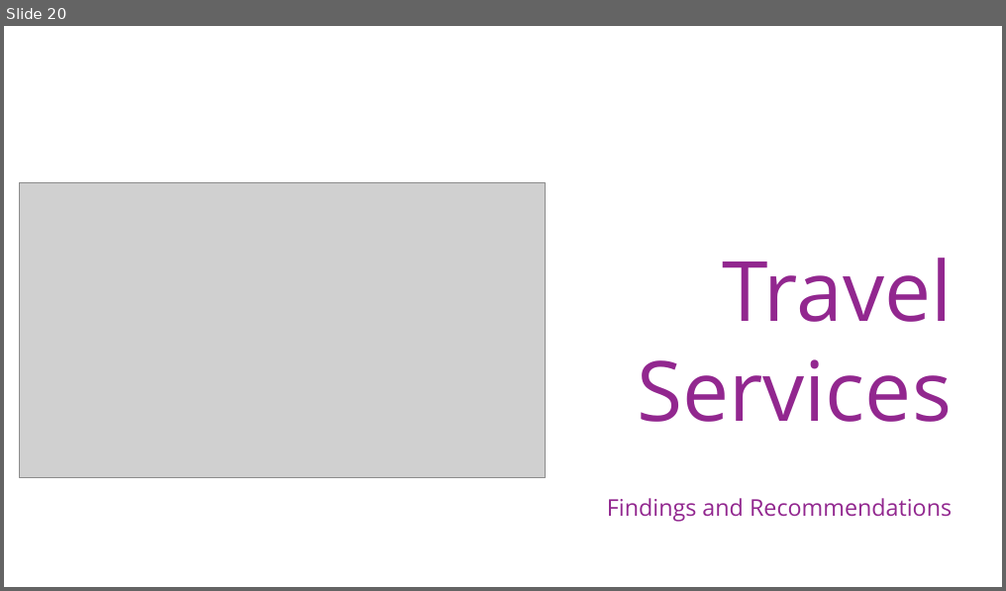
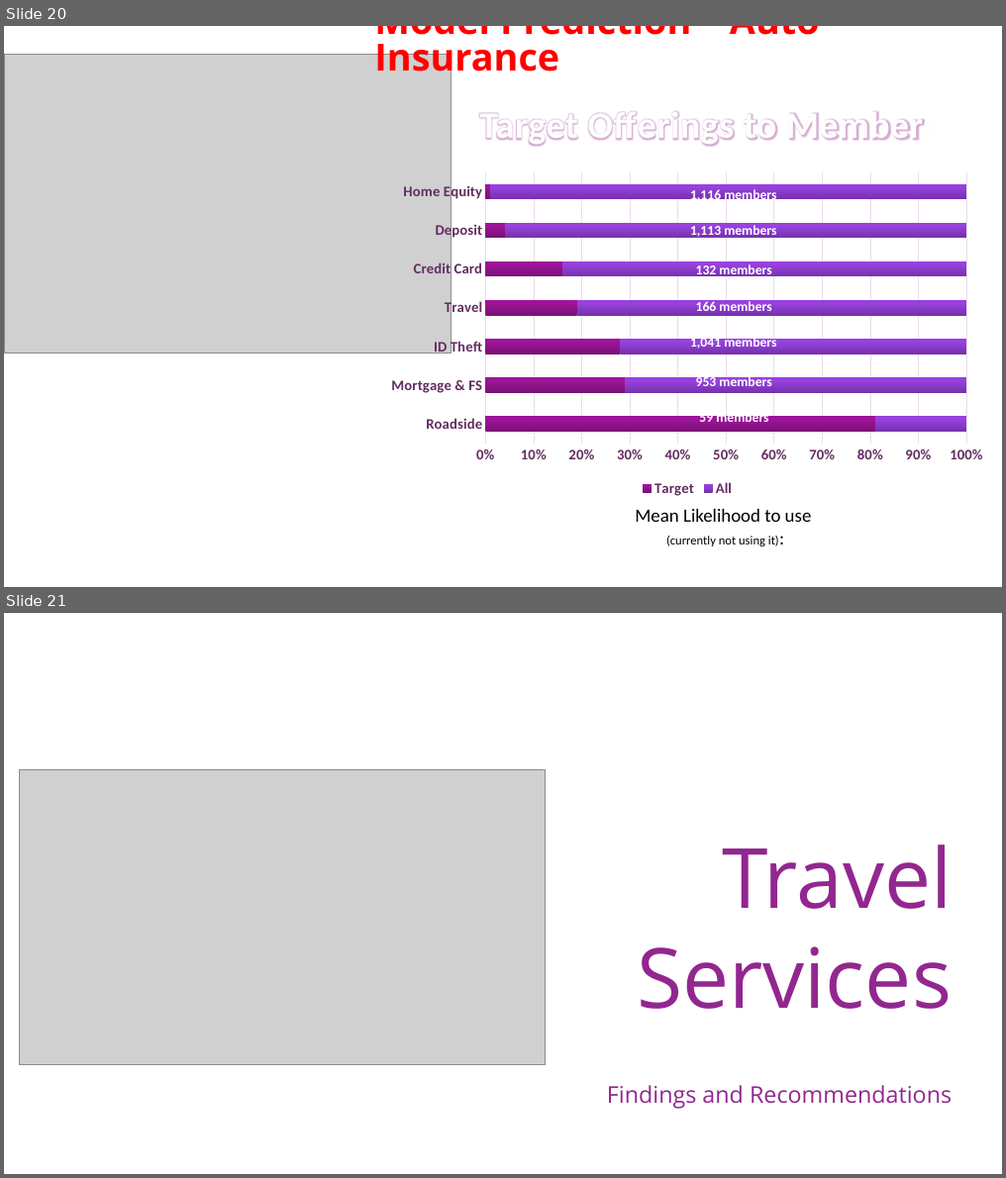
Before and after one commit to ruben-rosa/PDAIML, a slide deck: PDAIML - Ruben Rosa - Capstone Project - Mar 2020.ppsx. Shown one above the other, each under a label of ours: slide 20 before the commit, slides 20 and 21 after it. The pictures are 1006x591 and 1006x1178 pixels, drawn with LibreOffice and Linux fonts; fonts in the diff are those of the drawing; grey boxes stand for pictures. Boxes give left, top, right and bottom in pixels: in the first picture for what was removed or moved away, otherwise in the second. Text is boxed around its words. In the diff, an @@ line names an element or a change of style, - is before the commit and + after.

```diff
--- a/PDAIML - Ruben Rosa - Capstone Project - Mar 2020.ppsx
+++ b/PDAIML - Ruben Rosa - Capstone Project - Mar 2020.ppsx
@@ slide 20 added at [4,26,1002,587], background #FFFFFF @@
@@ picture added at [4,55,451,353] @@
@@ text added at [374,26,820,80], 36 pt, text #FF0000, bold @@
+Model Prediction – Auto Insurance
@@ text added at [480,111,938,147], 36 pt, text #FEFEFE, bold @@
+Target Offerings to Members
@@ bar stacked 100% chart added at [379,166,995,501] @@
+categories: Roadside, Mortgage & FS, ID Theft, Travel, Credit Card, Deposit, Home Equity
+Target: 81, 29, 28, 19, 16, 4, 1
+All: 19, 71, 72, 81, 84, 96, 99
@@ text added at [690,188,776,204], 13 pt, text #FFFFFF, bold @@
+1,116 members
@@ text added at [690,225,776,240], 13 pt, text #FFFFFF, bold @@
+1,113 members
@@ text added at [696,265,771,279], 13 pt, text #FFFFFF, bold @@
+132 members
@@ text added at [696,301,771,316], 13 pt, text #FFFFFF, bold @@
+166 members
@@ text added at [690,336,776,352], 13 pt, text #FFFFFF, bold @@
+1,041 members
@@ text added at [696,375,771,391], 13 pt, text #FFFFFF, bold @@
+953 members
@@ text added at [699,410,768,426], 13 pt, text #FFFFFF, bold @@
+59 members
@@ text added at [635,509,812,547], 12 pt, text #000000 @@
+Mean Likelihood to use
+(currently not using it):
@@ what was slide 20 is now slide 21 @@
```
Also in this commit, not shown: 3 slides changed, 1 other file.
